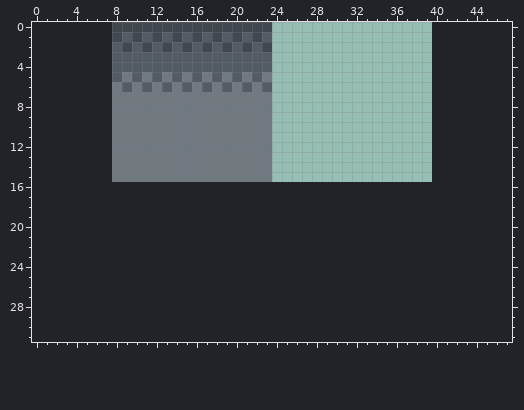
Edited in one commit: pixel-art file (dev_sprites/lab_tiles.aseprite). That is the earlier state.
32x16 pixels, 1 frame. Colours within 5 levels of each other are drawn and written as one. The old version is drawn lined up with the new one, on the new canvas.
The same view after the edit:
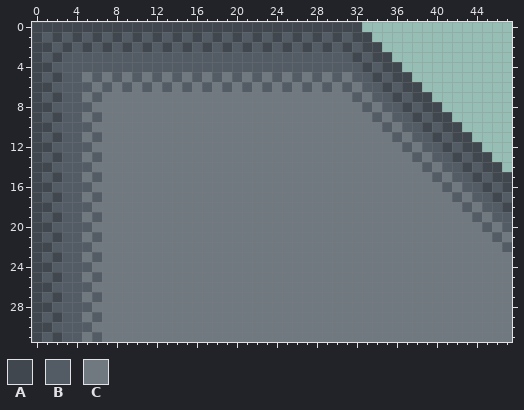
Palette (. is transparent): A #41474e  B #535b64  C #707880
From old to new:
canvas 32x16 -> 48x32, the old top-left corner now at 8,0
Changed rows in their new state; - is an unchanged pixel.
first column x 0:
 0 AAAAAAAA----------------AAAAAAAAA---------------
 1 ABABABAB----------------ABABABABAA--------------
 2 AABABABA----------------BABABABABAA-------------
 3 ABABBBBB----------------BBBBBBBBABAA------------
 4 AABBBBBB----------------BBBBBBBBBABAA-----------
 5 ABABBCBC----------------BCBCBCBCBBABAA----------
 6 AABBBBCB----------------CBCBCBCBCBBABAA---------
 7 ABABBCBC----------------CCCCCCCCBCBBABAA--------
 8 AABBBBCC----------------CCCCCCCCCBCBBABAA-------
 9 ABABBCBC----------------CCCCCCCCCCBCBBABAA------
10 AABBBBCC----------------CCCCCCCCCCCBCBBABAA-----
11 ABABBCBC----------------CCCCCCCCCCCCBCBBABAA----
12 AABBBBCC----------------CCCCCCCCCCCCCBCBBABAA---
13 ABABBCBC----------------CCCCCCCCCCCCCCBCBBABAA--
14 AABBBBCC----------------CCCCCCCCCCCCCCCBCBBABAA-
15 ABABBCBC----------------CCCCCCCCCCCCCCCCBCBBABAA
16 AABBBBCCCCCCCCCCCCCCCCCCCCCCCCCCCCCCCCCCCBCBBABA
17 ABABBCBCCCCCCCCCCCCCCCCCCCCCCCCCCCCCCCCCCCBCBBAB
18 AABBBBCCCCCCCCCCCCCCCCCCCCCCCCCCCCCCCCCCCCCBCBBA
19 ABABBCBCCCCCCCCCCCCCCCCCCCCCCCCCCCCCCCCCCCCCBCBB
20 AABBBBCCCCCCCCCCCCCCCCCCCCCCCCCCCCCCCCCCCCCCCBCB
21 ABABBCBCCCCCCCCCCCCCCCCCCCCCCCCCCCCCCCCCCCCCCCBC
22 AABBBBCCCCCCCCCCCCCCCCCCCCCCCCCCCCCCCCCCCCCCCCCB
23 ABABBCBCCCCCCCCCCCCCCCCCCCCCCCCCCCCCCCCCCCCCCCCC
24 AABBBBCCCCCCCCCCCCCCCCCCCCCCCCCCCCCCCCCCCCCCCCCC
25 ABABBCBCCCCCCCCCCCCCCCCCCCCCCCCCCCCCCCCCCCCCCCCC
26 AABBBBCCCCCCCCCCCCCCCCCCCCCCCCCCCCCCCCCCCCCCCCCC
27 ABABBCBCCCCCCCCCCCCCCCCCCCCCCCCCCCCCCCCCCCCCCCCC
28 AABBBBCCCCCCCCCCCCCCCCCCCCCCCCCCCCCCCCCCCCCCCCCC
29 ABABBCBCCCCCCCCCCCCCCCCCCCCCCCCCCCCCCCCCCCCCCCCC
30 AABBBBCCCCCCCCCCCCCCCCCCCCCCCCCCCCCCCCCCCCCCCCCC
31 ABABBCBCCCCCCCCCCCCCCCCCCCCCCCCCCCCCCCCCCCCCCCCC
Pixel boxes of the changes (left, top, right, bottom) in both pictures:
added: (32, 22, 512, 342)
